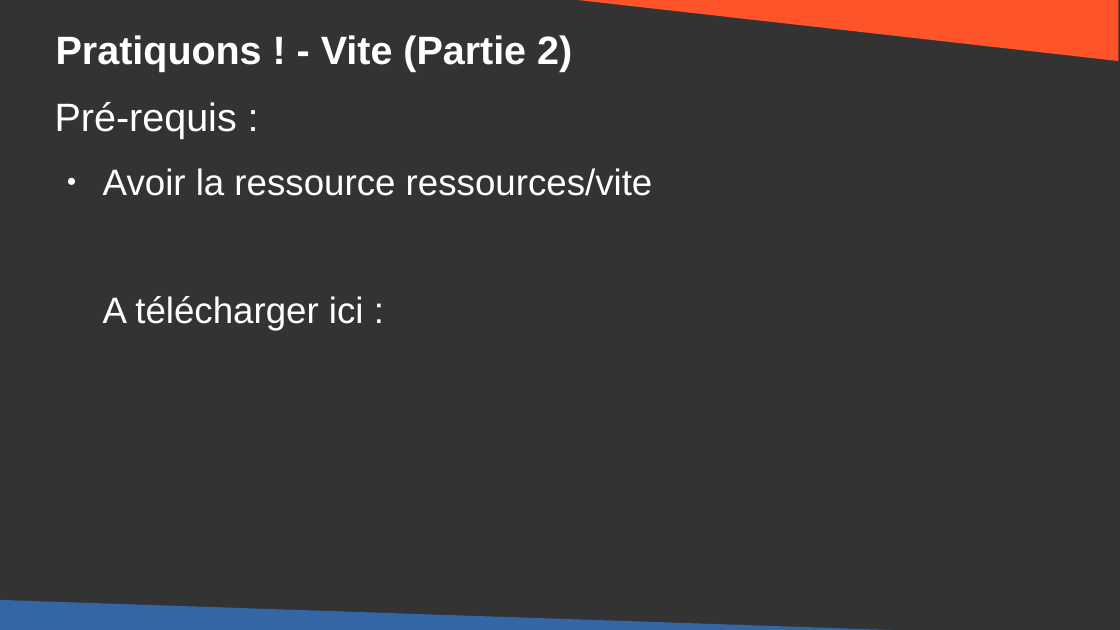
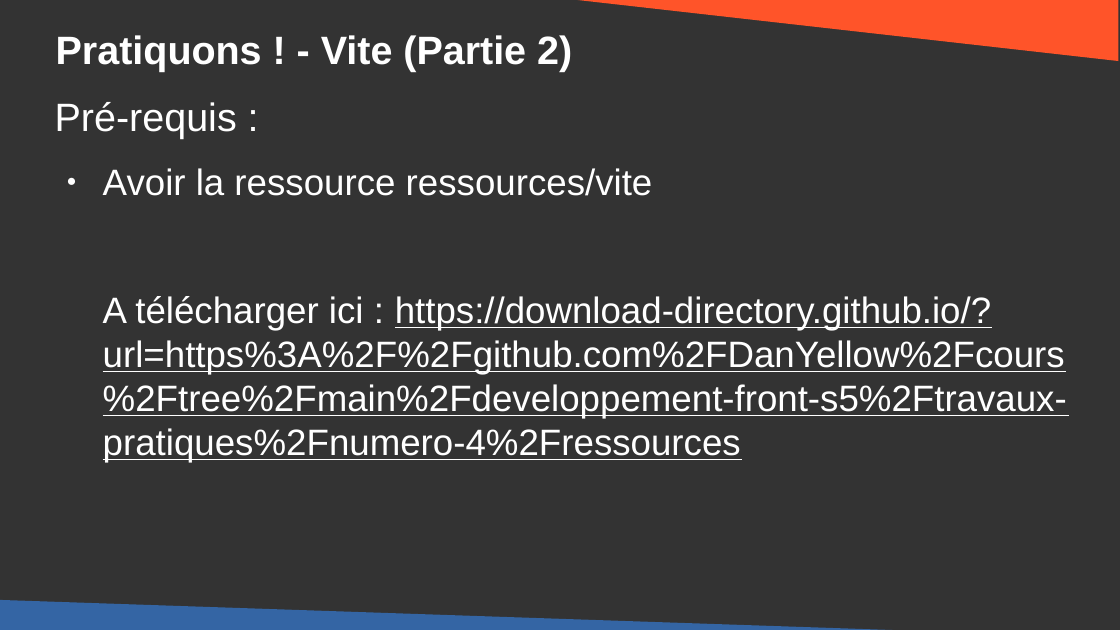
Before and after one commit to DanYellow/cours, a slide deck: slide 22 of developpement-front-s5/travaux-pratiques/numero-4/presentation.odp. Drawn at 1120x630 pixels with LibreOffice and Linux fonts; fonts in the diff are those of the drawing. Boxes give left, top, right and bottom in pixels: in the first picture for what was removed or moved away, otherwise in the second. Text is boxed around its words. In the diff, an @@ line names an element or a change of style, - is before the commit and + after.

Commit message:
developpement-front-s5 - Add build with vite slides

```diff
--- a/developpement-front-s5/travaux-pratiques/numero-4/presentation.odp
+++ b/developpement-front-s5/travaux-pratiques/numero-4/presentation.odp
@@ text at (x1=103, y1=296, x2=1067, y2=462): text changed @@
-A télécharger ici :
+A télécharger ici : https://download-directory.github.io/?url=https%3A%2F%2Fgithub.com%2FDanYellow%2Fcours%2Ftree%2Fmain%2Fdeveloppement-front-s5%2Ftravaux-pratiques%2Fnumero-4%2Fressources
```
Also in this commit, not shown: 6 other slides changed, 2 slides added, 1 other file.
